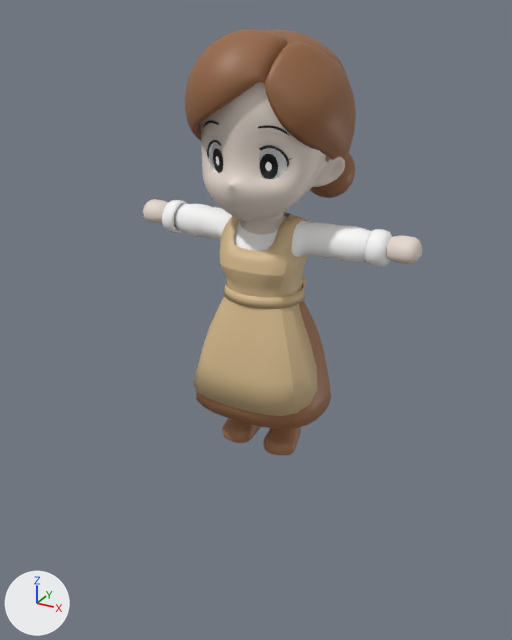
Before and after pictures for a commit that changed the Blender file Assets/Animations/Blender/Character_mommyCarrot.blend.
The view is the same before and after, from a 50 mm camera at (0.887, -1.653, 1.232) aimed at (0.04, -0.114, 0.462). Lighting does not change. The marker at lower left points along +X, +Y and +Z.

Objects in the first picture: 'Body', 'Cloth.A', 'Cloth.B', 'Cloth.B.001', 'Cloth.C', 'Cloth.shoes', 'Hair', 'Head'.
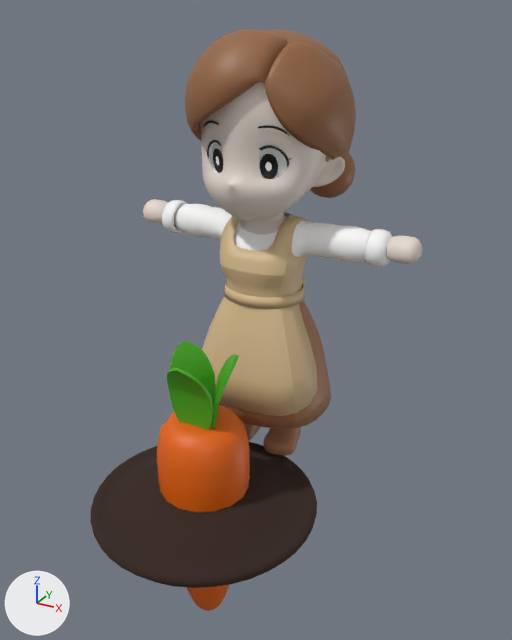
What differs and where, as boxes [x1, y1, x2, y2] in the pictures (512 x 640 px):
```json
{"object": "Sphere.001", "change": "added", "after": [90, 442, 317, 588], "on screen": "brown"}
{"object": "Carrot", "change": "added", "after": [157, 341, 250, 611], "faces in mat_carrot (orange #e76400)": [157, 405, 250, 611], "faces in mat_carrotleaf_002 (green #49ad19)": [167, 341, 239, 430]}
```

Edits to the scene script, one JSON object a line:
```json
{"op": "add", "block": "mat_dirt_001", "code": ["mat_dirt_001 = principled_material('Dirt.001')", "mat_dirt_001.base_color = (0.035, 0.0169, 0.011)  # brown #35231b", "mat_dirt_001.roughness = 1.0"]}
{"op": "add", "block": "mat_carrot", "code": ["mat_carrot = principled_material('Carrot')", "mat_carrot.base_color = (0.8, 0.129, 0.0)  # orange #e76500"]}
{"op": "add", "block": "mat_carrotleaf_002", "code": ["mat_carrotleaf_002 = principled_material('CarrotLeaf.002')", "mat_carrotleaf_002.base_color = (0.0658, 0.418, 0.00969)  # green #49ad19"]}
{"op": "add", "block": "me_sphere_002", "code": ["me_sphere_002 = bpy.data.meshes.new('Sphere.002')", "me_sphere_002.from_pydata(...)  # 42 vertices, 50 faces; spans x -0.82..0.82, y -0.87..0.87, z -0.21..0.36", "me_sphere_002.polygons.foreach_set('use_smooth', [True] * 50)", "me_sphere_002.materials.append(mat_dirt_001)  # brown #35231b"]}
{"op": "add", "block": "me_cylinder", "code": ["me_cylinder = bpy.data.meshes.new('Cylinder')", "me_cylinder.from_pydata(...)  # 620 vertices, 612 faces; spans x -0.082..0.08, y -0.073..0.088, z -0.002..0.546", "me_cylinder.polygons.foreach_set('use_smooth', [True] * 612)", "# faces by material slot: [192, 420]", "me_cylinder.materials.append(mat_carrot)  # orange #e76500", "me_cylinder.materials.append(mat_carrotleaf_002)  # green #49ad19"]}
{"op": "add", "block": "ob_sphere_001", "code": ["ob_sphere_001 = bpy.data.objects.new('Sphere.001', me_sphere_002)", "ob_sphere_001.location = (0.0, -0.332, 0.0)", "ob_sphere_001.scale = (0.383, 0.383, 0.236)", "_m = ob_sphere_001.modifiers.new('Solidify', 'SOLIDIFY')", "_m = ob_sphere_001.modifiers.new('Subdivision', 'SUBSURF')"]}
{"op": "add", "block": "ob_carrot", "code": ["ob_carrot = bpy.data.objects.new('Carrot', me_cylinder)", "ob_carrot.location = (0.0, -0.339, -0.388)", "ob_carrot.scale = (1.53, 1.53, 1.53)"]}
```
